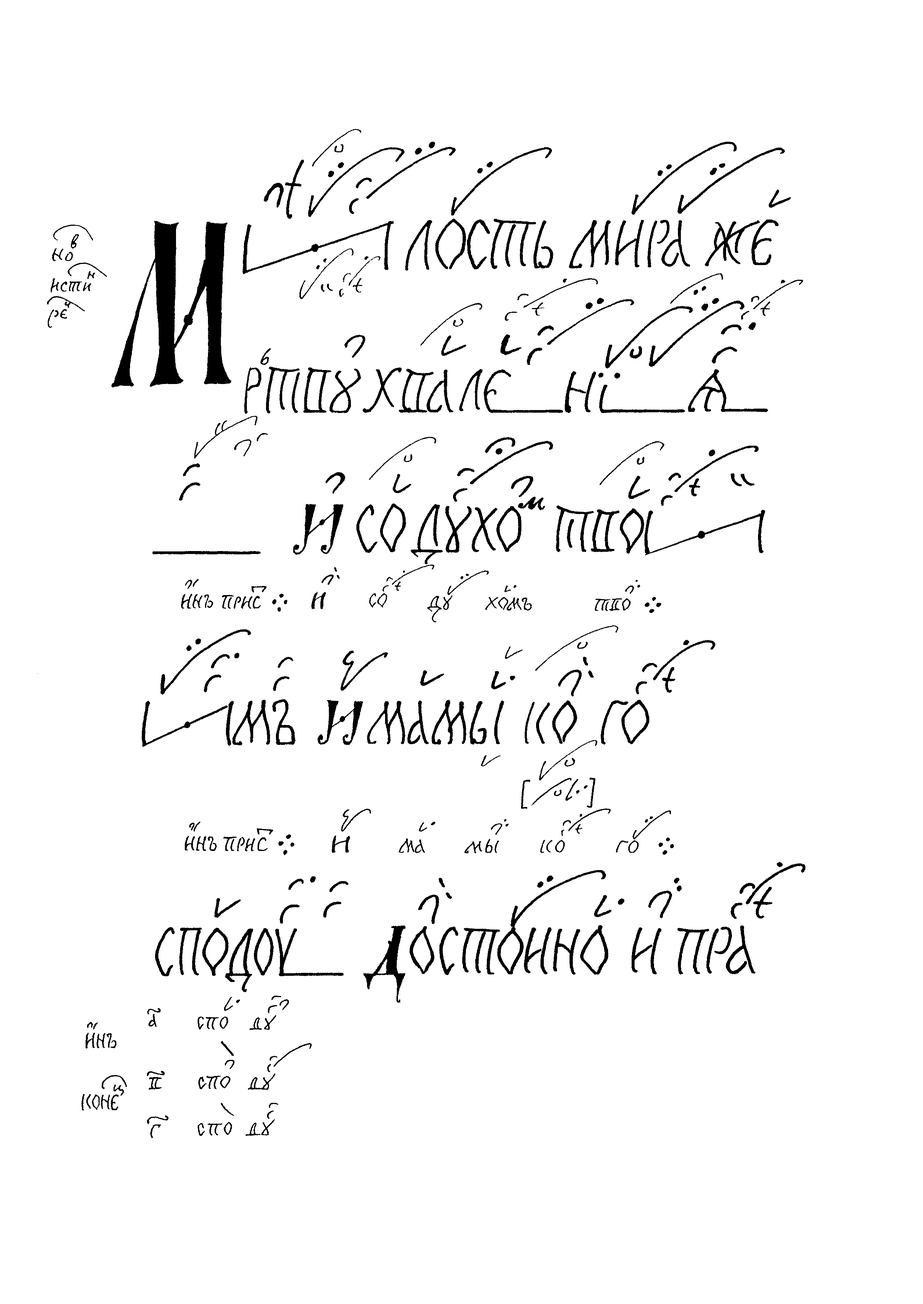
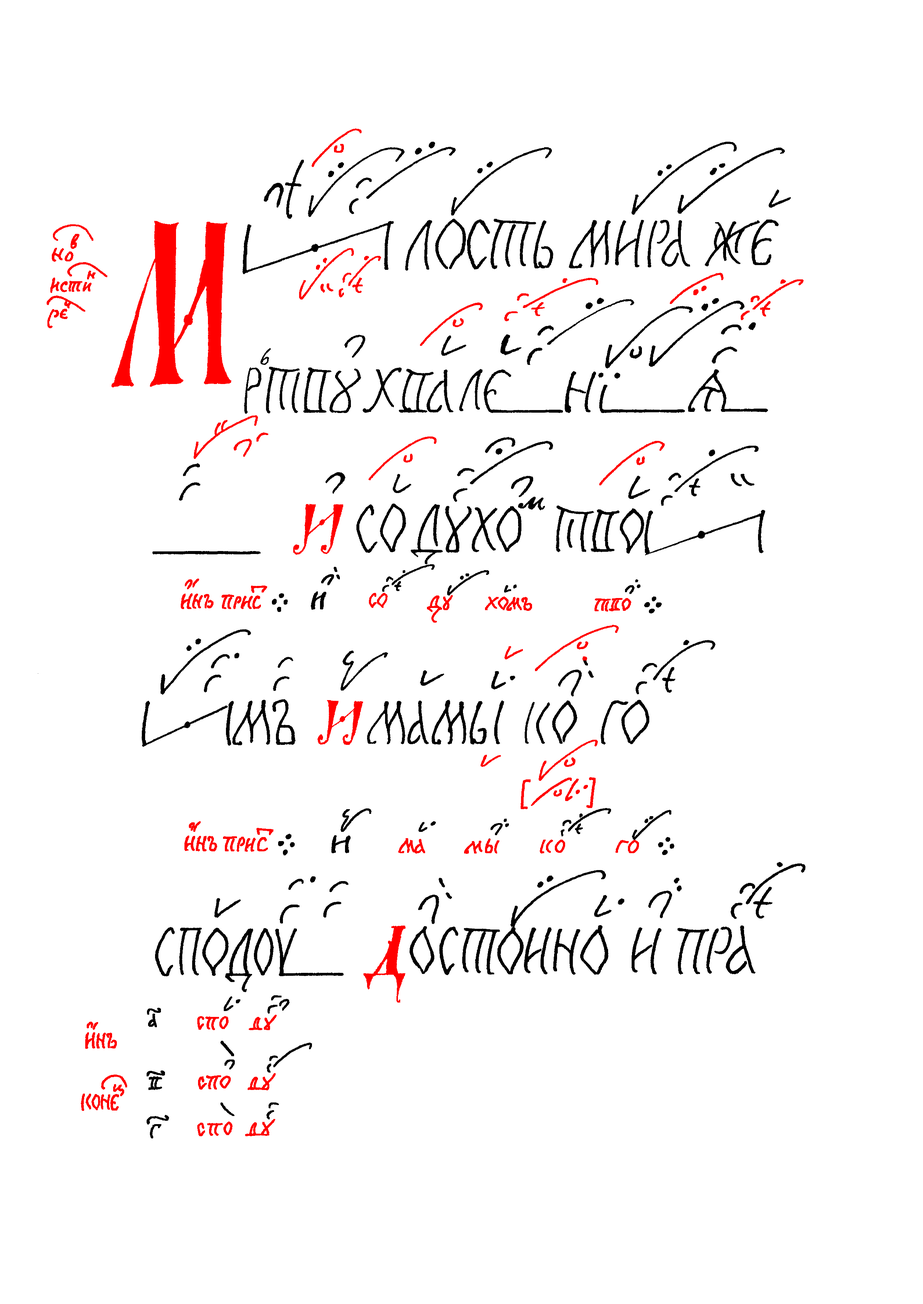
Layered file, before and after one edit (923px x 1304px). Changes by layer:
painted on "Червила" over [46, 128, 804, 1137]
painted on "Чернила" over [47, 128, 803, 1139]
